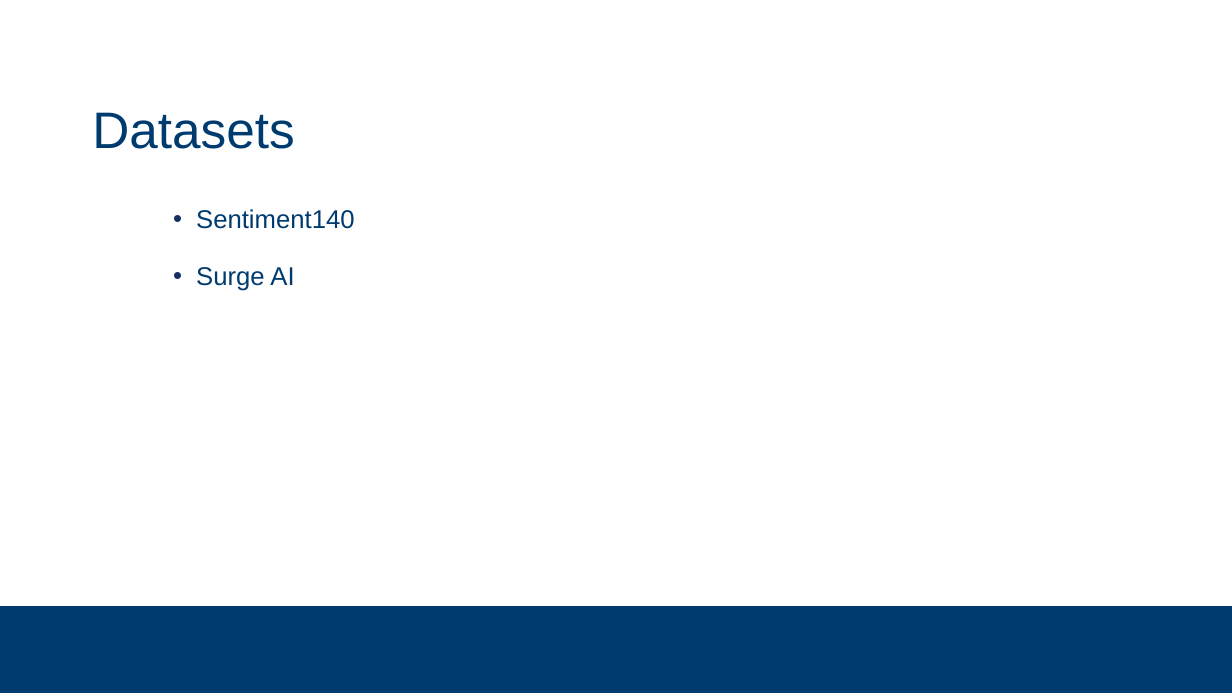
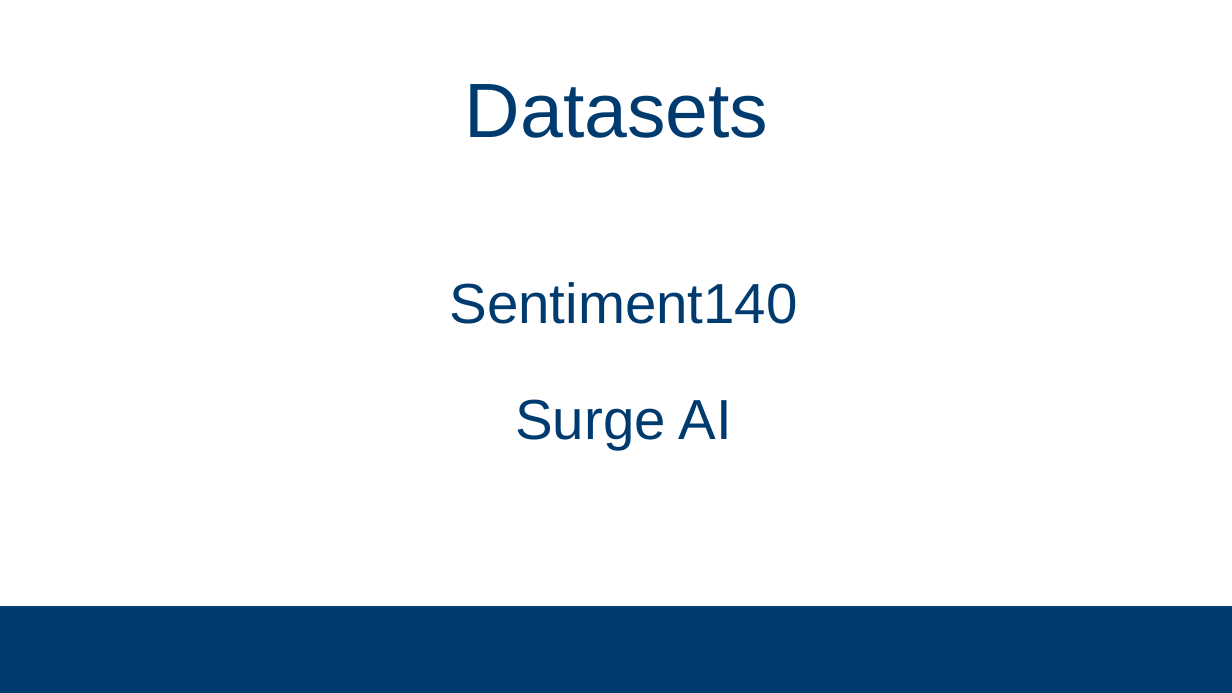
Before and after one commit to subsystem3/project, a slide deck: slide 9 of Final-Project-Team-2.pptx. Drawn at 1232x693 pixels with LibreOffice and Linux fonts; fonts in the diff are those of the drawing; background and template pictures are left out. Boxes give left, top, right and bottom in pixels: in the first picture for what was removed or moved away, otherwise in the second. Text is boxed around its words. In the diff, an @@ line names an element or a change of style, - is before the commit and + after.

```diff
--- a/Final-Project-Team-2.pptx
+++ b/Final-Project-Team-2.pptx
@@ title "Datasets": place and size @@
-title "Datasets" at [92, 112, 294, 149]
+title "Datasets" at [465, 84, 769, 138]
@@ title "Datasets" at [465, 84, 769, 138]: size 40 to 60 pt; alignment left to centre @@
@@ text "Sentiment140": place and size @@
-text "Sentiment140" at [196, 209, 354, 291]
+text "Sentiment140" at [449, 282, 797, 450]
@@ text "Sentiment140" at [449, 282, 797, 450]: size 20 to 44 pt; alignment left to centre; bullet • to none @@
```
Also in this commit, not shown: 4 other slides changed, 4 slides added, 5 slides removed.
